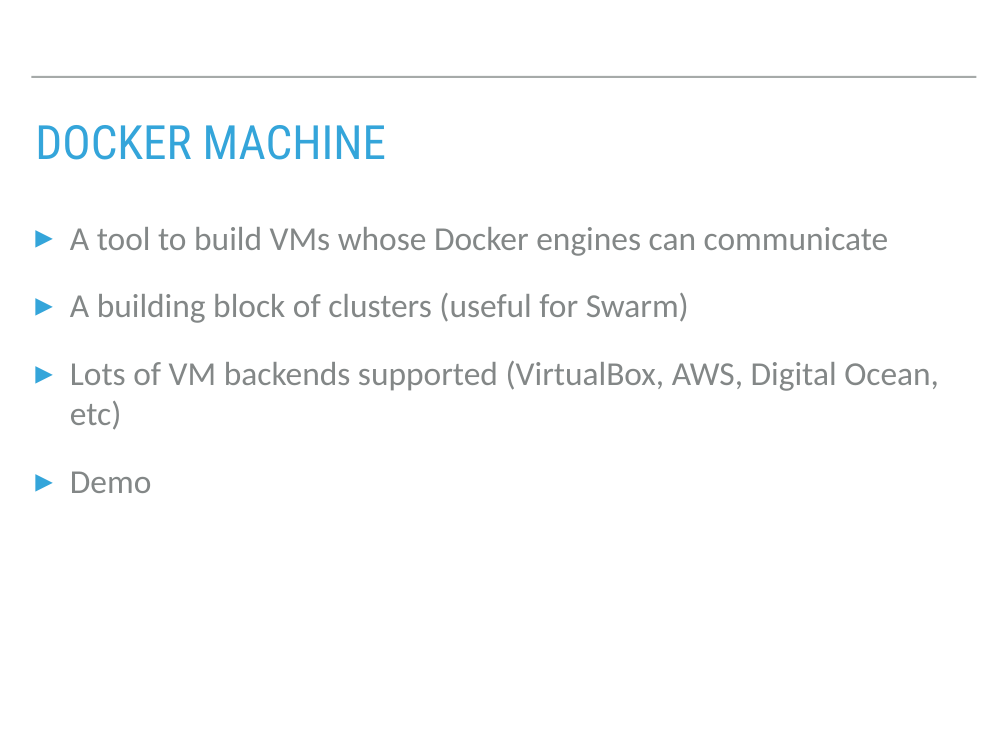
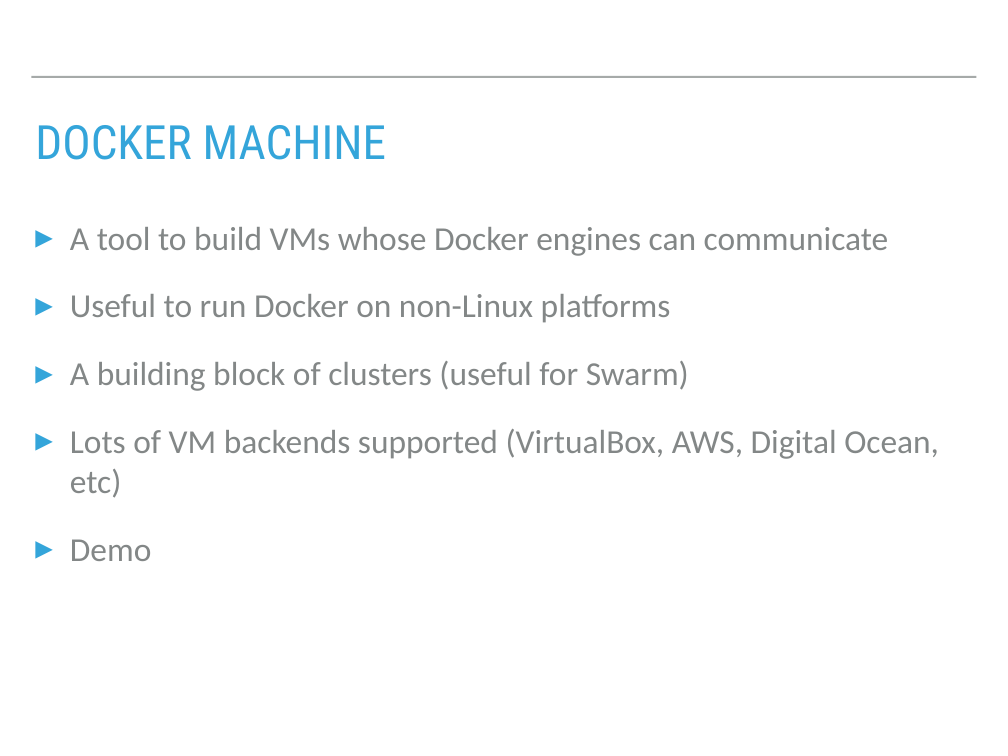
Before and after one commit to zvickery/bcc-2016, a slide deck: slide 10 of slides/IntroToDockerBcc2016.pptx (slide 18 before the commit). Drawn at 1008x756 pixels with LibreOffice and Linux fonts; fonts in the diff are those of the drawing. Boxes give left, top, right and bottom in pixels: in the first picture for what was removed or moved away, otherwise in the second. Text is boxed around its words. In the diff, an @@ line names an element or a change of style, - is before the commit and + after.

```diff
--- a/slides/IntroToDockerBcc2016.pptx
+++ b/slides/IntroToDockerBcc2016.pptx
@@ text at (70, 294, 671, 323): paragraph added @@
+▸ Useful to run Docker on non-Linux platforms
```
Also in this commit, not shown: 2 other slides changed, 9 other files.
